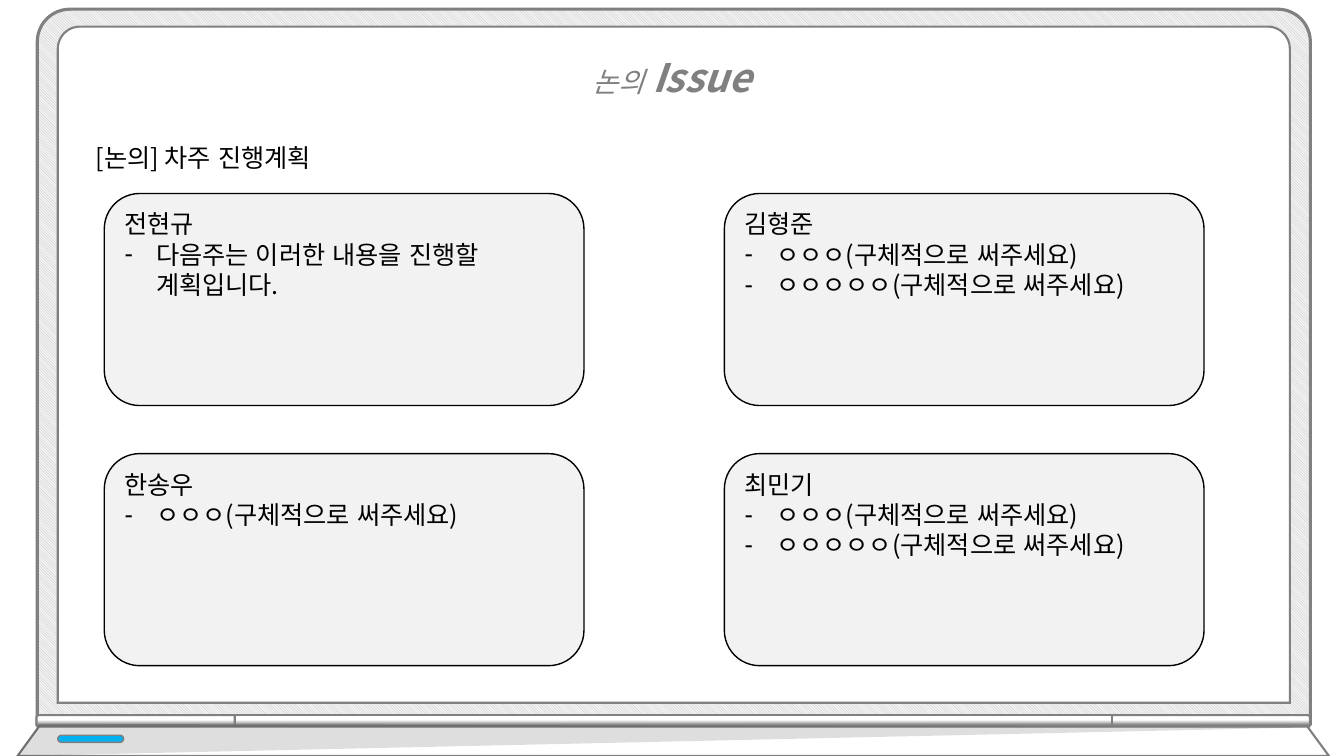
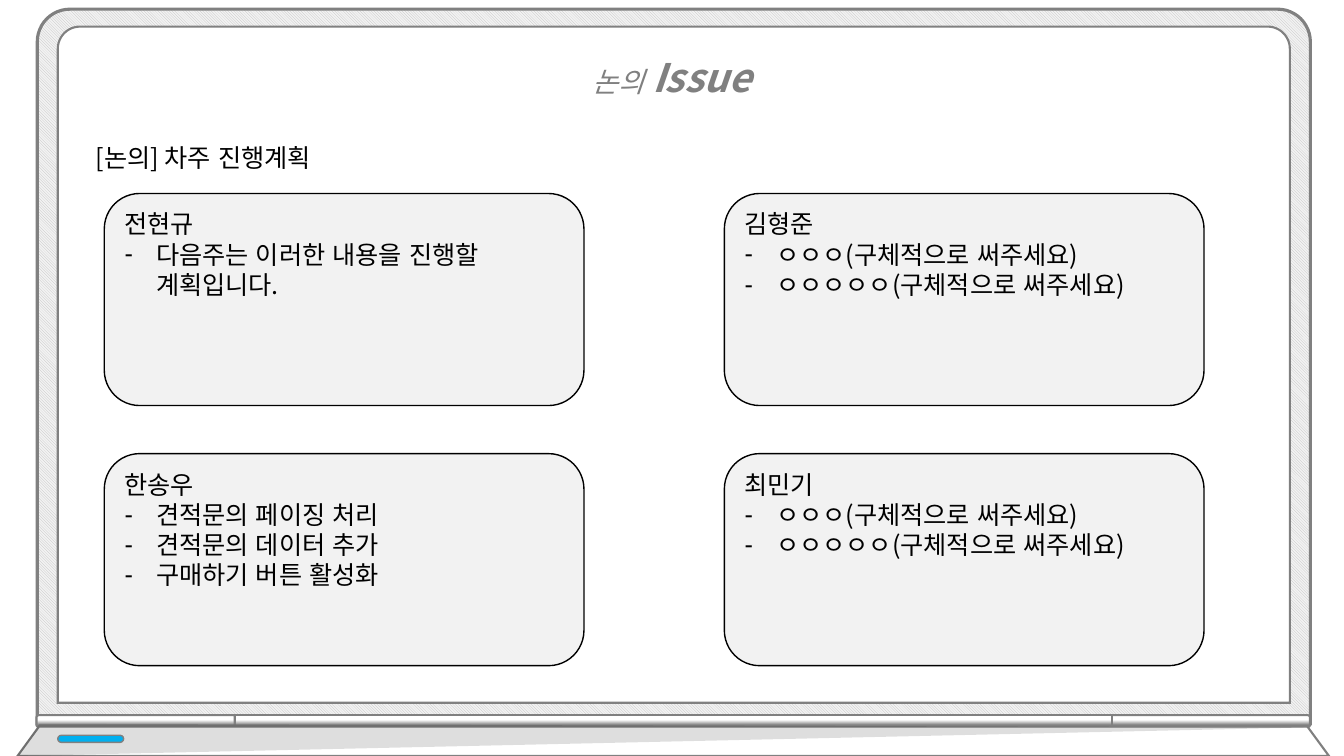
Before and after one commit to hhsw07/ezen-academy-projects, a slide deck: slide 109 of WebContent/발표/4차/프로젝트5_4차.pptx. Drawn at 1344x756 pixels with LibreOffice and Linux fonts; fonts in the diff are those of the drawing. Boxes give left, top, right and bottom in pixels: in the first picture for what was removed or moved away, otherwise in the second. Text is boxed around its words. In the diff, an @@ line names an element or a change of style, - is before the commit and + after.

```diff
--- a/WebContent/발표/4차/프로젝트5_4차.pptx
+++ b/WebContent/발표/4차/프로젝트5_4차.pptx
@@ text in rounded rectangle at bbox=[156, 503, 379, 586]: text changed @@
-– ㅇㅇㅇ(구체적으로 써주세요)
+– 견적문의 페이징 처리
+– 견적문의 데이터 추가
+– 구매하기 버튼 활성화
```
Also in this commit, not shown: 2 other slides changed.
